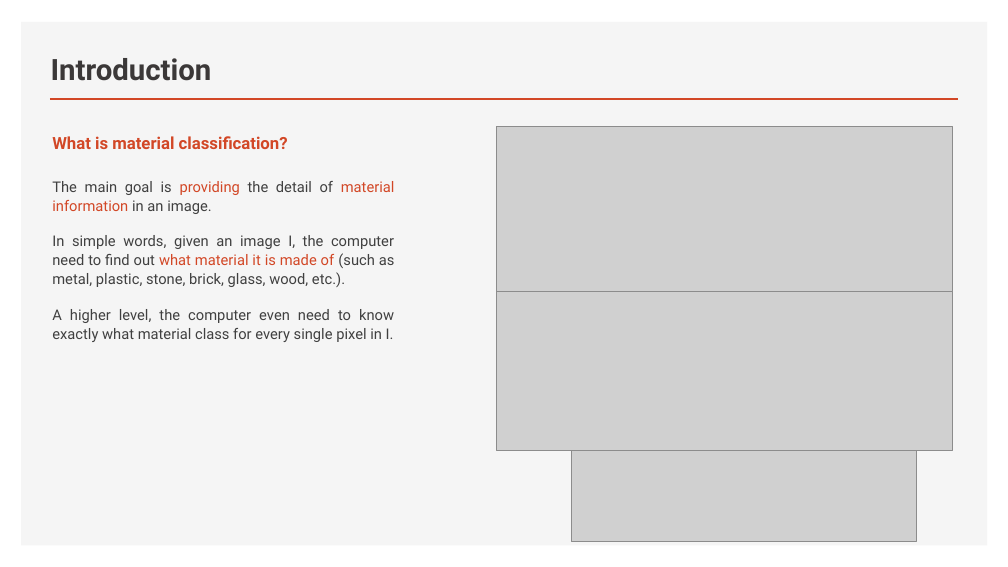
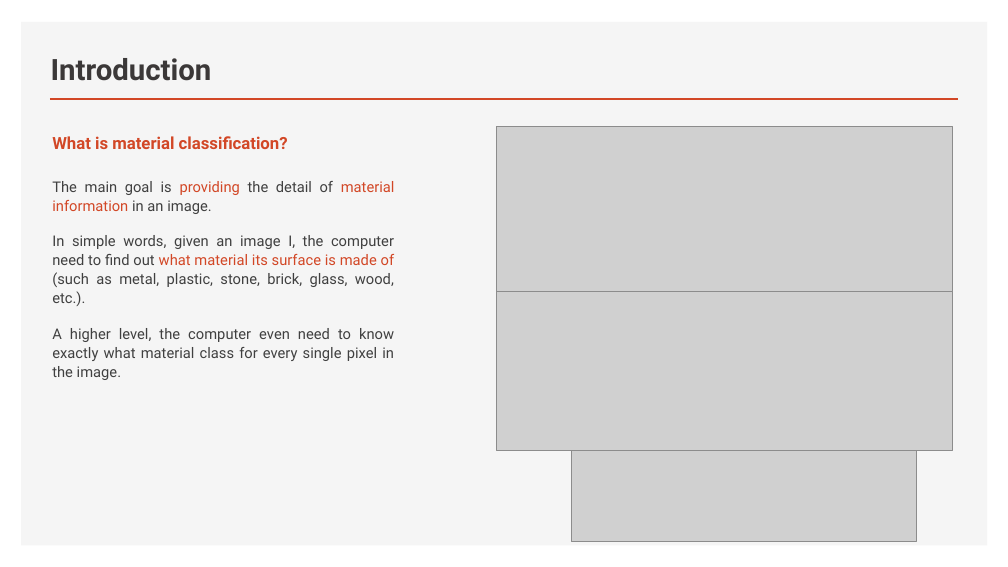
Before and after one commit to truongphucanh/material-classification, a slide deck: slide 3 of summary/slides/main.pptx. Drawn at 1008x567 pixels with LibreOffice and Linux fonts; fonts in the diff are those of the drawing; grey boxes stand for pictures. Boxes give left, top, right and bottom in pixels: in the first picture for what was removed or moved away, otherwise in the second. Text is boxed around its words. In the diff, an @@ line names an element or a change of style, - is before the commit and + after.

```diff
--- a/summary/slides/main.pptx
+++ b/summary/slides/main.pptx
@@ text at (x1=52, y1=235, x2=395, y2=380): text changed @@
-In simple words, given an image I, the computer need to find out what material it is made of (such as metal, plastic, stone, brick, glass, wood, etc.).
-A higher level, the computer even need to know exactly what material class for every single pixel in I.
+In simple words, given an image I, the computer need to find out what material its surface is made of (such as metal, plastic, stone, brick, glass, wood, etc.).
+A higher level, the computer even need to know exactly what material class for every single pixel in the image.
```
Also in this commit, not shown: 5 other slides changed, 5 slides added, 1 slide removed.
